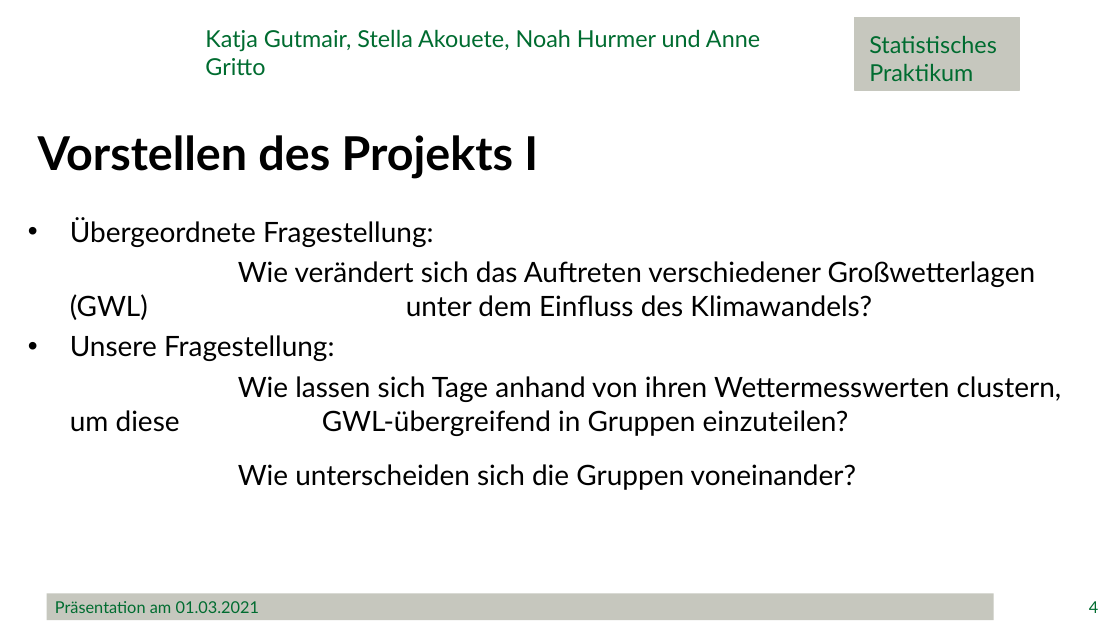
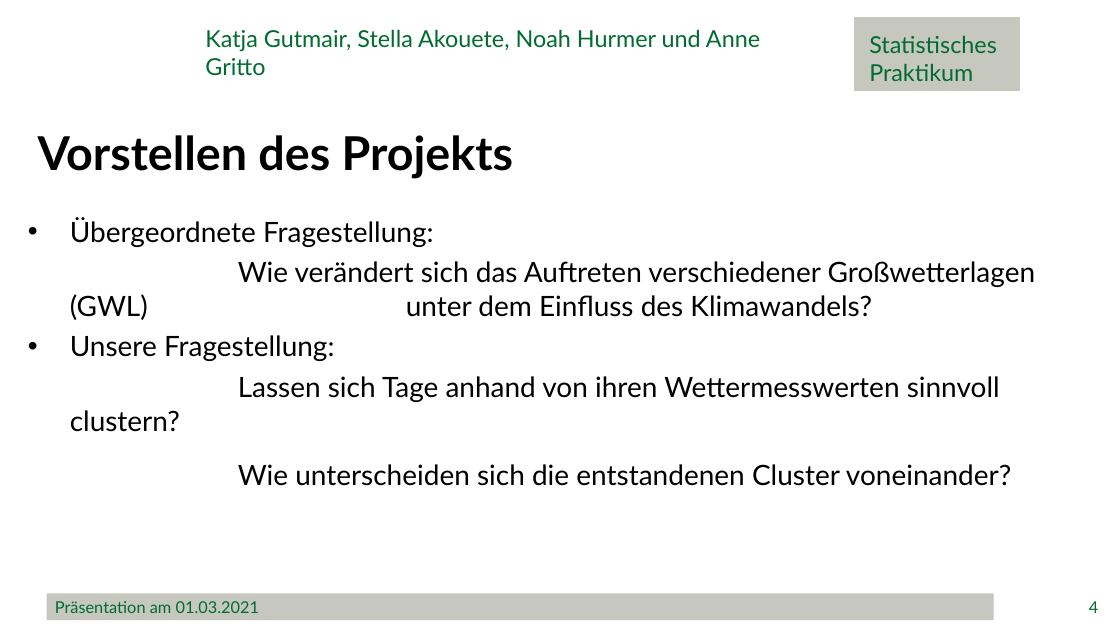
Before and after one commit to minimops/weatherFrog, a slide deck: slide 4 of documentation/ppt/Präsentation.pptx. Drawn at 1120x630 pixels with LibreOffice and Linux fonts; fonts in the diff are those of the drawing; background and template pictures are left out. Boxes give left, top, right and bottom in pixels: in the first picture for what was removed or moved away, otherwise in the second. Text is boxed around its words. In the diff, an @@ line names an element or a change of style, - is before the commit and + after.

```diff
--- a/documentation/ppt/Präsentation.pptx
+++ b/documentation/ppt/Präsentation.pptx
@@ text at (38,135,513,179): text changed @@
-Vorstellen des Projekts I
+Vorstellen des Projekts
@@ text at (70,376,1011,486): text changed @@
-  Wie lassen sich Tage anhand von ihren Wettermesswerten clustern, um diese GWL-übergreifend in Gruppen einzuteilen?
-  Wie unterscheiden sich die Gruppen voneinander?
+  Lassen sich Tage anhand von ihren Wettermesswerten sinnvoll clustern?
+  Wie unterscheiden sich die entstandenen Cluster voneinander?
```
Also in this commit, not shown: 23 other slides changed, 4 slides added, 9 other files.
